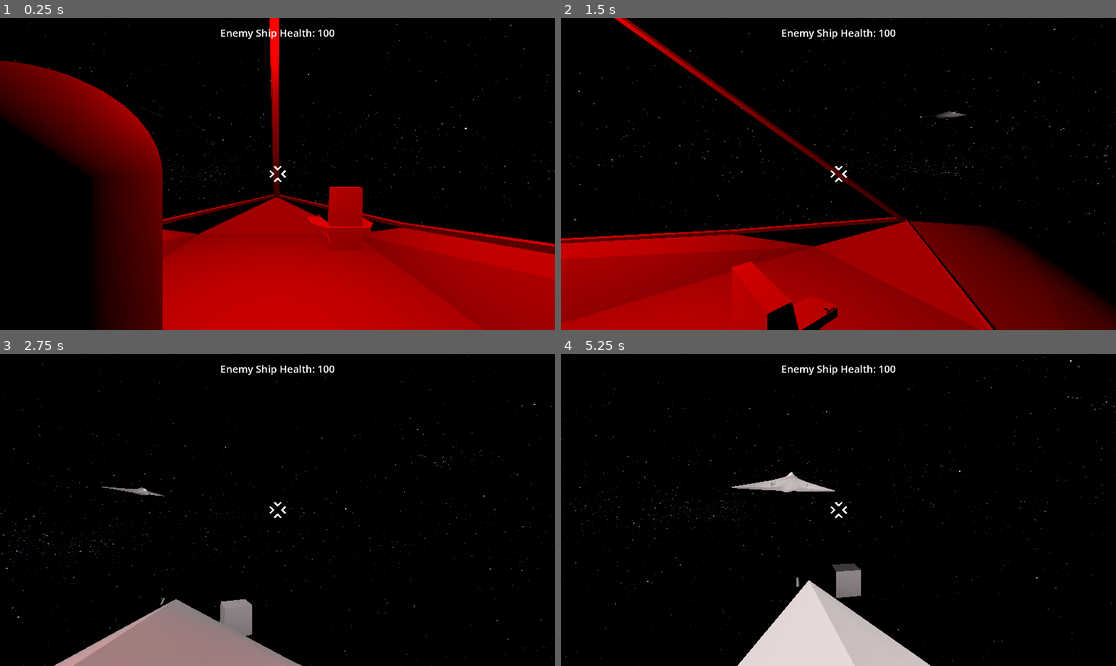
Above: before the commit, frames 1-4 (two rows, left to right).
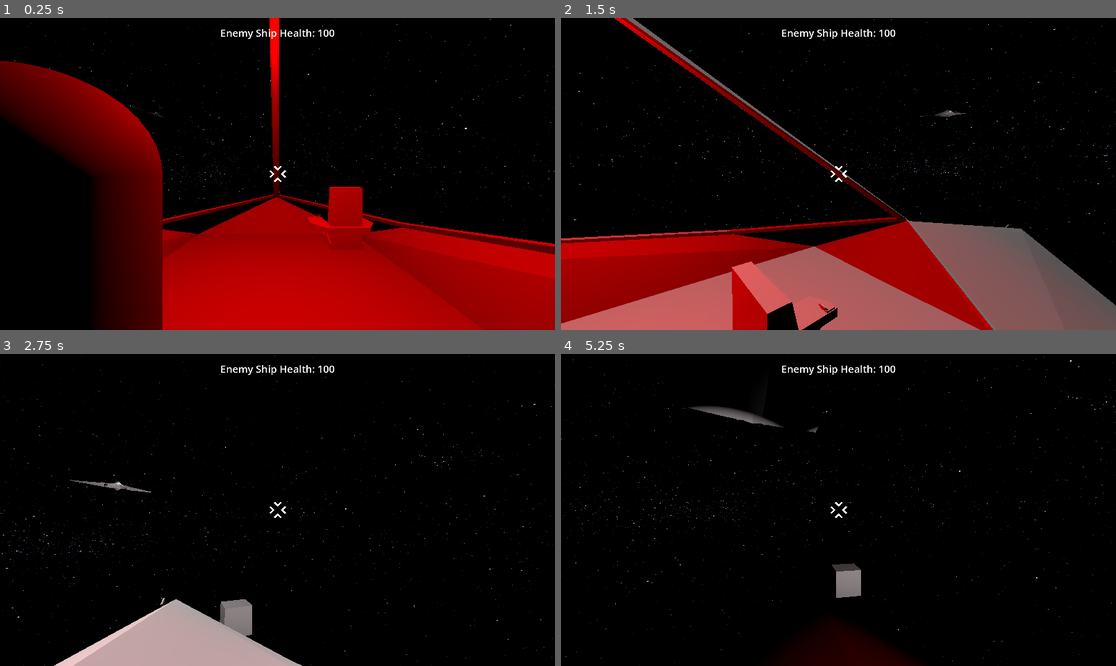
Above: after the commit, the same moments.

Repository: Greenwolf8/UntitledSpaceGame
Game: Godot game, scene res://Map.tscn
The game is run twice, just before and just after one commit, with the same random seed, the same clock (stepped at 60 frames per second) and the same inputs.
Inputs (mouse positions are in pixels of both pictures, inside the frame that each line leads up to):
- Up to frame 1 (0.25 s): no input
- Up to frame 2 (1.5 s): tap Enter at 0.5 s; move the mouse to (866, 174) at 0.52 s; hold C (camera_lock) 0.53-1.28 s; hold W (move_forward) from 0.53 s (still down); tap Space (jump) at 0.77 s; move the mouse to (810, 174) at 1.27 s; tap F (fire) at 1.35 s
- Up to frame 3 (2.75 s): keep holding W (move_forward); tap Space (jump) at 1.52 s; move the mouse to (288, 503) at 2.02 s; tap E (interact) at 2.1 s
- Up to frame 4 (5.25 s): keep holding W (move_forward); move the mouse to (832, 516) at 2.77 s; tap Shift (sprint) at 2.85 s; tap Space (jump) at 3.02, 3.77, 4.52 s; move the mouse to (877, 513) at 3.52 s; tap Alt at 3.6 s; move the mouse to (794, 506) at 4.27 s; tap C (camera_lock) at 4.35 s; move the mouse to (844, 510) at 5.02 s; hold F (fire) from 5.03 s (still down)

The runs differ from the first frame. In frame 1, less than 0.1% of the frame differs, in the area x 22-30%, y 27-32%; in frame 2, 18%, in the area x 0-100%, y 0-100%; in frame 3, 5.0%; in frame 4, 5.7%.

Commit message:
feat: Enemy AI Improvement
The enemy AI ship now uses state machines and dives down on the player!

Diff:
--- a/AI_Ship.tscn
+++ b/AI_Ship.tscn
@@ -77,3 +77,8 @@
 offset_bottom = 62.0
 grow_horizontal = 2
 theme_override_font_sizes/font_size = 35
+
+[node name="StateTimer" type="Timer" parent="AI_Ship"]
+unique_name_in_owner = true
+wait_time = 5.0
+one_shot = true
--- a/Ship.gd
+++ b/Ship.gd
@@ -1,6 +1,6 @@
 extends RigidBody3D
 
-@export var engine_power = 100.0
+@export var engine_power = 130.0
 @export var turn_torque = 30.0
 @export var bullet_scene : PackedScene = preload("res://Bullet.tscn")
 @onready var fire_point = %Hardpoint_1/Cannon/Cannon/MuzzleExit
--- a/ai_ship.gd
+++ b/ai_ship.gd
@@ -1,40 +1,50 @@
 extends CharacterBody3D
 
 @export var speed := 80
-@export var rotation_speed := 1
+@export var rotation_speed := 1.5
 @onready var player : RigidBody3D
 @export var ai_health_label : Label
+@onready var state_timer = %StateTimer
 
-
-enum State { PATROL, CHASE, ATTACK}
+enum State { PATROL, CHASE, ATTACK, ZOOM}
 var current_state = State.CHASE
 var player_position := Vector3.ZERO
 var ai_health : int = 100
+var target_position = Vector3.ZERO
 
 func _ready() -> void:
 	player = get_tree().get_first_node_in_group("player_ship") as RigidBody3D
 	ai_health_label.text = "Enemy Ship Health: " + str(ai_health)
 	$CollisionArea.area_entered.connect(_on_area_entered)
-
-
+	current_state = State.ATTACK
 func _physics_process(delta):
 
-
-	var target_position = Vector3.ZERO
+	var current_transform = global_transform
+	var forward_direction = -current_transform.basis.z.normalized()
+	var upwards_direction = current_transform.basis.y.normalized()
 	if player:
 		player_position = player.global_position
 	match current_state:
-		State.PATROL:
-			target_position = Vector3(250,200,400)
-		State.CHASE:
+		State.ATTACK:
 			target_position = player_position
+		State.ZOOM:
+			pass
+	if global_position.distance_to(player_position) >= 200 and state_timer.is_stopped() and current_state == State.ZOOM:
+		current_state = State.ATTACK
+		state_timer.start()
 
-	if global_position.distance_to(target_position) > 100:
-		var target_transform = global_transform.looking_at(target_position, Vector3.UP)
-		global_transform = global_transform.interpolate_with(target_transform, rotation_speed * delta)
-	else:
-		var target_transform = global_transform.looking_at(target_position + (player.global_transform.basis.y * 200), Vector3.UP)
-		global_transform = global_transform.interpolate_with(target_transform, rotation_speed * delta)
+	if global_position.distance_to(player_position) < 200 and state_timer.is_stopped() and current_state == State.ATTACK:
+		current_state = State.ZOOM
+		state_timer.start()
+
+		target_position = current_transform.origin + (forward_direction * 500) + (upwards_direction * 500)
+
+
+
+	var target_transform = global_transform.looking_at(target_position, Vector3.UP)
+	global_transform = global_transform.interpolate_with(target_transform, rotation_speed * delta)
+
+
 
 	velocity = -global_transform.basis.z.normalized() * speed
 	move_and_slide()
